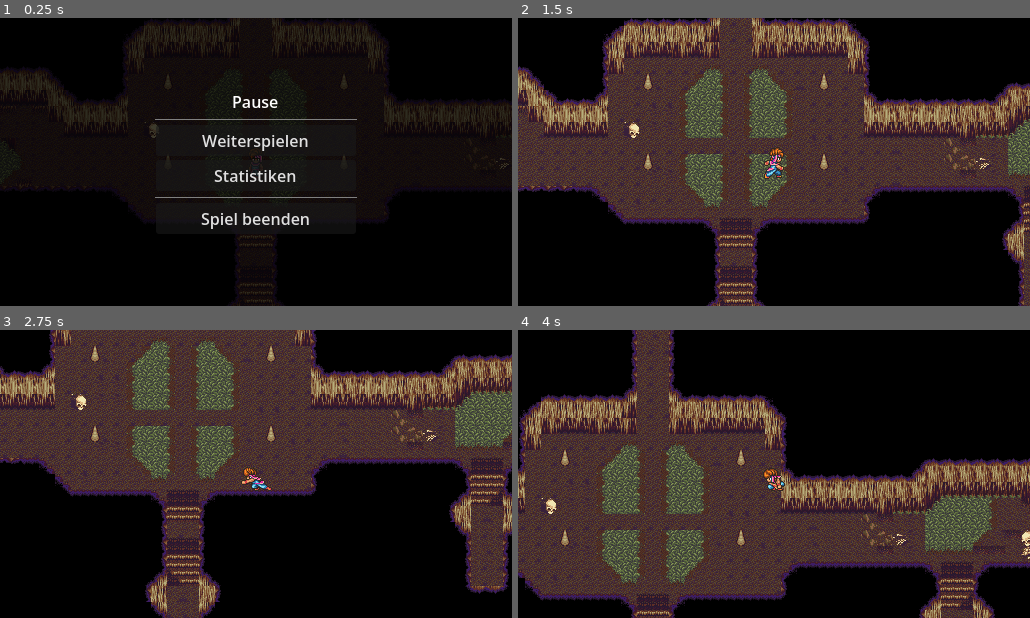
Above: before the commit, frames 1-4 (two rows, left to right).
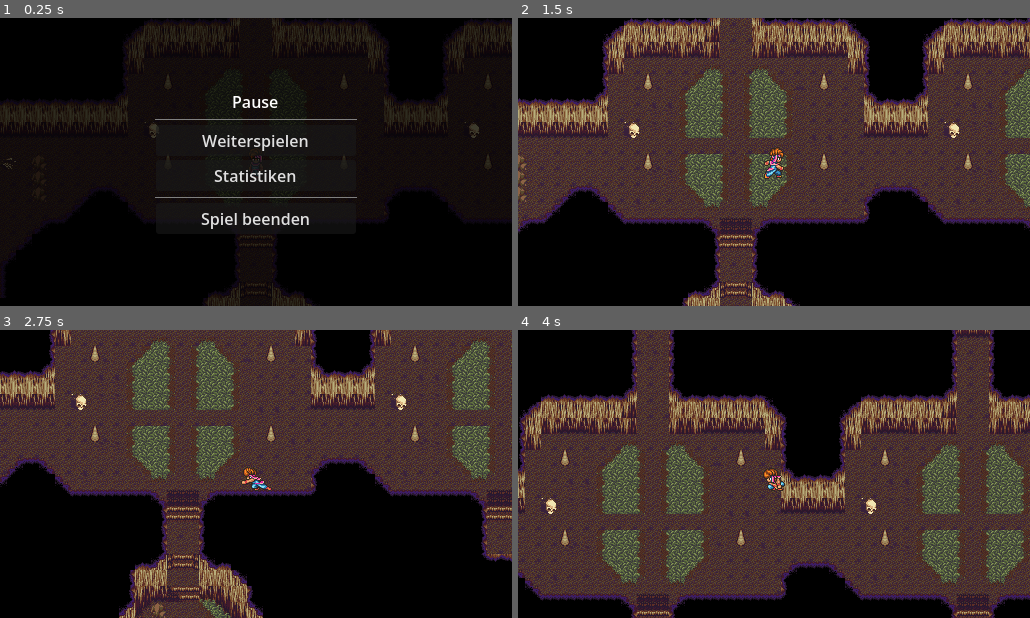
Above: after the commit, the same moments.

Repository: SpicyIcy1/Roguelike-Game
Game: Godot game, scene res://scenes/Main.tscn
Same seed, same stepped clock (60 frames per second), same inputs: the game is played once before the commit and once after it.
Inputs (mouse positions are in pixels of both pictures, inside the frame that each line leads up to):
- Up to frame 1 (0.25 s): no input
- Up to frame 2 (1.5 s): click "Weiterspielen" at 0.5 s; move the mouse to (886, 147) at 1.27 s; hold Right (ui_right) from 1.28 s (still down); tap Q (DevMode) at 1.35 s; click (886, 147) at 1.42 s
- Up to frame 3 (2.75 s): tap Enter at 2 s; move the mouse to (153, 488) at 2.02 s; release Right (ui_right) at 2.03 s; hold Down (ui_down) from 2.03 s (still down); tap Space (attack) at 2.1 s
- Up to frame 4 (4 s): move the mouse to (825, 410) at 2.77 s; release Down (ui_down) at 2.78 s; hold Right (ui_right) 2.78-3.53 s; tap Q (DevMode) at 2.85 s; tap Space (attack) at 3.5, 3.6 s; move the mouse to (748, 531) at 3.52 s; hold Up (ui_up) from 3.53 s (still down); click (748, 531) at 3.67 s

The runs differ from the first frame. In frame 1, 3.3% of the frame differs, in the area x 0-100%, y 0-100%; in frame 2, 17%; in frame 3, 20%; in frame 4, 25%, in the area x 23-100%, y 0-100%.

Commit message:
Room 7 and 9 finished

Diff:
--- a/info/scenes/rooms/Room_8.tscn
+++ b/info/scenes/rooms/Room_8.tscn
@@ -1,6 +1,7 @@
 [gd_scene format=4 uid="uid://byvs6lckswa1l"]
 
 [ext_resource type="TileSet" uid="uid://bj18vugqpe2c" path="res://assets/tilesets/dungeon0.tres" id="1_mxolh"]
+[ext_resource type="Script" uid="uid://dfm8g0ls2ytmf" path="res://scripts/BoundingBox.gd" id="2_aekuj"]
 
 [node name="Room0" type="Node2D" unique_id=451547856]
 
@@ -8,3 +9,4 @@
 z_index = -1
 tile_map_data = PackedByteArray("AAD/////AAABAAEAAAD///7/AAABAAEAAAD///3/AAABAAEAAAD///z/AAABAAEAAAD///v/AAABAAEAAAD/// …(5056 unchanged characters)…
 tile_set = ExtResource("1_mxolh")
+script = ExtResource("2_aekuj")
--- a/info/scenes/rooms/Room_9.tscn
+++ b/info/scenes/rooms/Room_9.tscn
@@ -1,6 +1,9 @@
 [gd_scene format=4 uid="uid://17ic4ud16fsc"]
 
 [ext_resource type="TileSet" uid="uid://bj18vugqpe2c" path="res://assets/tilesets/dungeon0.tres" id="1_luyxt"]
+[ext_resource type="Script" uid="uid://dfm8g0ls2ytmf" path="res://scripts/BoundingBox.gd" id="2_bkhqa"]
+[ext_resource type="PackedScene" uid="uid://bsrihjy7mh2mu" path="res://scenes/enemy_spawn_zone.tscn" id="3_som8w"]
+[ext_resource type="PackedScene" uid="uid://r0yn2a2s6tuy" path="res://scenes/Snap_dragon.tscn" id="4_bmca6"]
 
 [sub_resource type="NavigationPolygon" id="NavigationPolygon_gjokk"]
 vertices = PackedVector2Array(-107.859375, 170, -95.67969, 198.32031, -99.28125, 206.57031, -107.859375, 198, -134, 170 …(858 unchanged characters)…
@@ -13,6 +16,68 @@
 z_index = -1
 tile_map_data = PackedByteArray("AAD/////AAABAAEAAAD///7/AAABAAEAAAD///3/AAABAAEAAAD///z/AAABAAEAAAD///v/AAABAAEAAAAAAP …(5312 unchanged characters)…
 tile_set = ExtResource("1_luyxt")
+script = ExtResource("2_bkhqa")
 
 [node name="NavigationRegion2D" type="NavigationRegion2D" parent="." unique_id=1107483255]
 navigation_polygon = SubResource("NavigationPolygon_gjokk")
+
+[node name="Exits" type="Node" parent="." unique_id=560228367]
+
+[node name="Exit_S" type="Marker2D" parent="Exits" unique_id=1894627570]
+position = Vector2(-64, 256)
+
+[node name="Exit_N" type="Marker2D" parent="Exits" unique_id=565119101]
+position = Vector2(0, -144)
+
+[node name="Exit_E" type="Marker2D" parent="Exits" unique_id=337981062]
+position = Vector2(144, 215)
+
+[node name="Exit_W" type="Marker2D" parent="Exits" unique_id=201447430]
+position = Vector2(-144, 185)
+
+[node name="NavigationLink2D2" type="NavigationLink2D" parent="." unique_id=589922387]
+position = Vector2(298, 231)
+start_position = Vector2(-168, -16)
+end_position = Vector2(-136, -16)
+
+[node name="NavigationLink2D3" type="NavigationLink2D" parent="." unique_id=1991744070]
+position = Vector2(6, 201)
+start_position = Vector2(-168, -16)
+end_position = Vector2(-136, -16)
+
+[node name="NavigationLink2D" type="NavigationLink2D" parent="." unique_id=1313128906]
+position = Vector2(-64, 18)
+start_position = Vector2(0, 256)
+end_position = Vector2(0, 224)
+
+[node name="NavigationLink2D4" type="NavigationLink2D" parent="." unique_id=712558052]
+position = Vector2(0, -386)
+start_position = Vector2(0, 256)
+end_position = Vector2(0, 224)
+
+[node name="EnemySpawnZone" parent="." unique_id=1127633428 instance=ExtResource("3_som8w")]
+enemy_type = ExtResource("4_bmca6")
+
+[node name="Marker2D" type="Marker2D" parent="EnemySpawnZone" unique_id=38044743]
+position = Vector2(-35, -71)
+
+[node name="Marker2D2" type="Marker2D" parent="EnemySpawnZone" unique_id=899353086]
+position = Vector2(30, -2)
+
+[node name="EnemySpawnZone2" parent="." unique_id=714936563 instance=ExtResource("3_som8w")]
+enemy_type = ExtResource("4_bmca6")
+
+[node name="Marker2D" type="Marker2D" parent="EnemySpawnZone2" unique_id=1217390876]
+position = Vector2(42, 116)
+
+[node name="Marker2D2" type="Marker2D" parent="EnemySpawnZone2" unique_id=687562646]
+position = Vector2(86, 171)
+
+[node name="EnemySpawnZone3" parent="." unique_id=1323205429 instance=ExtResource("3_som8w")]
+enemy_type = ExtResource("4_bmca6")
+
+[node name="Marker2D" type="Marker2D" parent="EnemySpawnZone3" unique_id=125312960]
+position = Vector2(-86, 93)
+
+[node name="Marker2D2" type="Marker2D" parent="EnemySpawnZone3" unique_id=641357919]
+position = Vector2(-58, 197)
--- a/info/scenes/rooms/room_7.tscn
+++ b/info/scenes/rooms/room_7.tscn
@@ -1,6 +1,9 @@
 [gd_scene format=4 uid="uid://dkanwyin222n"]
 
 [ext_resource type="TileSet" uid="uid://bj18vugqpe2c" path="res://assets/tilesets/dungeon0.tres" id="1_ltaa5"]
+[ext_resource type="Script" uid="uid://dfm8g0ls2ytmf" path="res://scripts/BoundingBox.gd" id="2_aujyy"]
+[ext_resource type="PackedScene" uid="uid://bsrihjy7mh2mu" path="res://scenes/enemy_spawn_zone.tscn" id="3_dhojo"]
+[ext_resource type="PackedScene" uid="uid://r0yn2a2s6tuy" path="res://scenes/Snap_dragon.tscn" id="4_5bp72"]
 
 [sub_resource type="NavigationPolygon" id="NavigationPolygon_87g6g"]
 vertices = PackedVector2Array(20.140625, 21, 74.859375, -6, 86, -6, 86, 4.5625, 58, 58.859375, 172.04688, 58, 182, 58,  …(705 unchanged characters)…
@@ -13,6 +16,59 @@
 z_index = -1
 tile_map_data = PackedByteArray("AAD/////AAABAAEAAAD///7/AAABAAEAAAD///3/AAABAAEAAAD///z/AAABAAEAAAD///v/AAABAAEAAAD/// …(4576 unchanged characters)…
 tile_set = ExtResource("1_ltaa5")
+script = ExtResource("2_aujyy")
 
 [node name="NavigationRegion2D" type="NavigationRegion2D" parent="." unique_id=1911471918]
 navigation_polygon = SubResource("NavigationPolygon_87g6g")
+
+[node name="Exits" type="Node" parent="." unique_id=175140720]
+
+[node name="Exit_S" type="Marker2D" parent="Exits" unique_id=359367132]
+position = Vector2(32, 240)
+
+[node name="Exit_N" type="Marker2D" parent="Exits" unique_id=884658034]
+position = Vector2(0, -176)
+
+[node name="Exit_E" type="Marker2D" parent="Exits" unique_id=1506915822]
+position = Vector2(192, 72)
+
+[node name="Exit_W" type="Marker2D" parent="Exits" unique_id=1776942323]
+position = Vector2(-160, 75)
+
+[node name="NavigationLink2D" type="NavigationLink2D" parent="." unique_id=357842633]
+position = Vector2(32, 1)
+start_position = Vector2(0, 256)
+end_position = Vector2(0, 224)
+
+[node name="NavigationLink2D2" type="NavigationLink2D" parent="." unique_id=10924798]
+position = Vector2(0, -418)
+start_position = Vector2(0, 256)
+end_position = Vector2(0, 224)
+
+[node name="NavigationLink2D3" type="NavigationLink2D" parent="." unique_id=760900711]
+position = Vector2(346, 88)
+start_position = Vector2(-168, -16)
+end_position = Vector2(-136, -16)
+
+[node name="NavigationLink2D4" type="NavigationLink2D" parent="." unique_id=974712331]
+position = Vector2(-10, 91)
+start_position = Vector2(-168, -16)
+end_position = Vector2(-136, -16)
+
+[node name="EnemySpawnZone" parent="." unique_id=1127633428 instance=ExtResource("3_dhojo")]
+enemy_type = ExtResource("4_5bp72")
+
+[node name="Marker2D" type="Marker2D" parent="EnemySpawnZone" unique_id=75783501]
+position = Vector2(-25, -87)
+
+[node name="Marker2D2" type="Marker2D" parent="EnemySpawnZone" unique_id=336617110]
+position = Vector2(31, 30)
+
+[node name="EnemySpawnZone2" parent="." unique_id=1285036327 instance=ExtResource("3_dhojo")]
+enemy_type = ExtResource("4_5bp72")
+
+[node name="Marker2D" type="Marker2D" parent="EnemySpawnZone2" unique_id=1767651708]
+position = Vector2(64, 40)
+
+[node name="Marker2D2" type="Marker2D" parent="EnemySpawnZone2" unique_id=1512088977]
+position = Vector2(157, 78)
